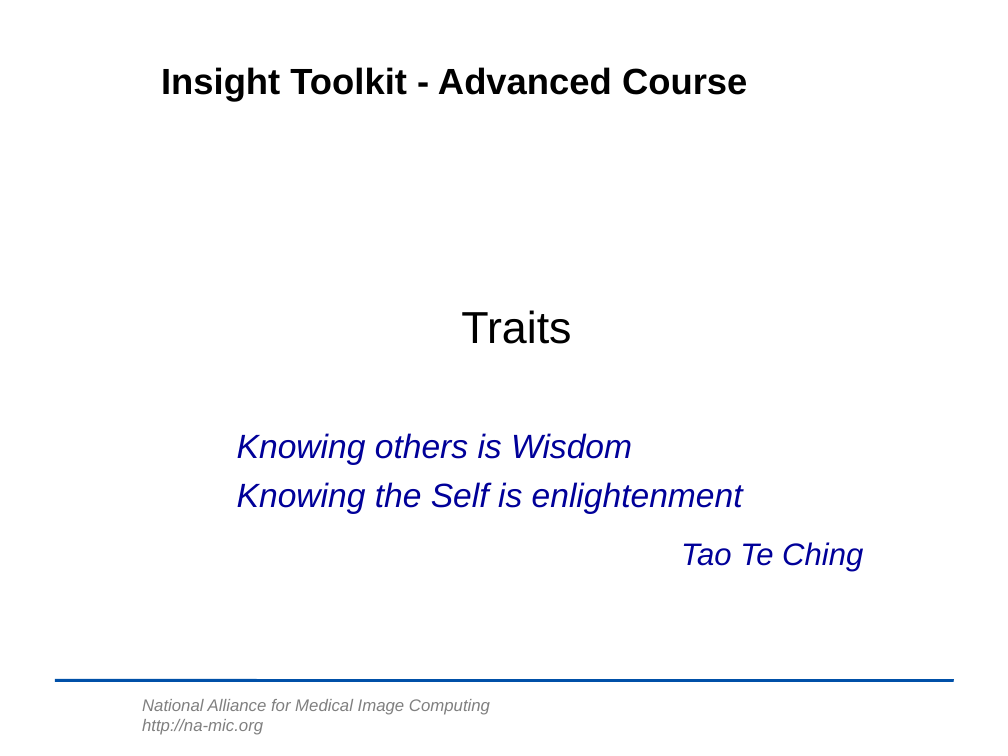
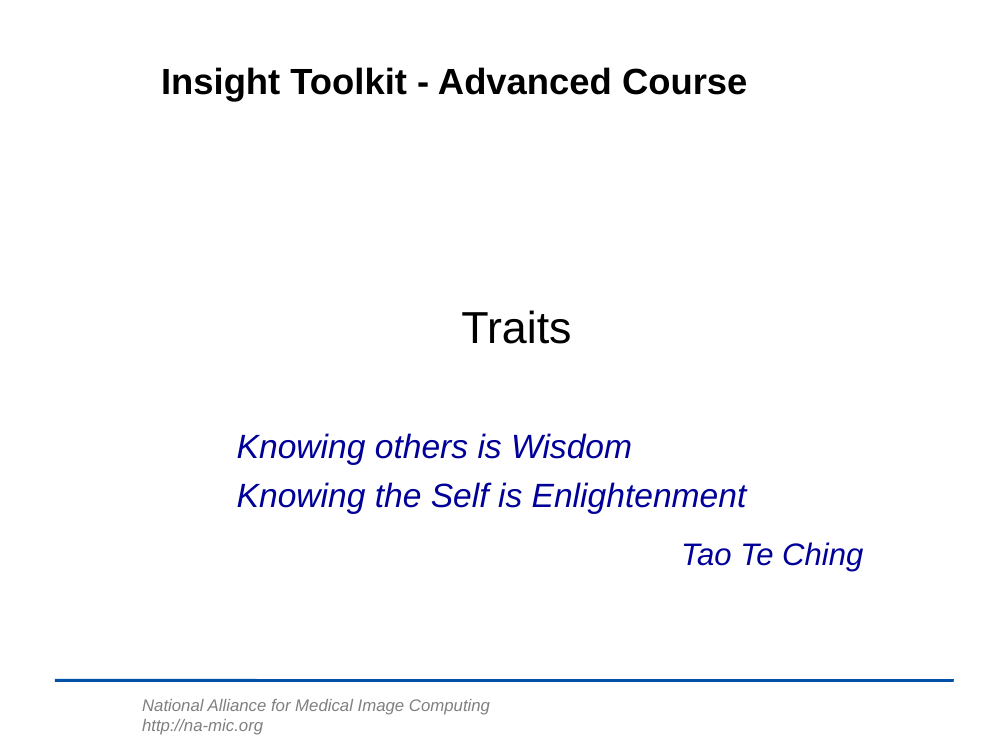
Before and after one commit to lheckemann/namic-sandbox, a slide deck: slide 61 of ITKAdvancedCourse/doc/presentations/Insight-DesignPatterns.ppt. Drawn at 1008x756 pixels with LibreOffice and Linux fonts; fonts in the diff are those of the drawing; background and template pictures are left out. Boxes give left, top, right and bottom in pixels: in the first picture for what was removed or moved away, otherwise in the second. Text is boxed around its words. In the diff, an @@ line names an element or a change of style, - is before the commit and + after.

```diff
--- a/ITKAdvancedCourse/doc/presentations/Insight-DesignPatterns.ppt
+++ b/ITKAdvancedCourse/doc/presentations/Insight-DesignPatterns.ppt
@@ text at <box>237,482,747,514</box>: text changed @@
-Knowing the Self is enlightenment
+Knowing the Self is Enlightenment
```
Also in this commit, not shown: 1 other slide changed.
